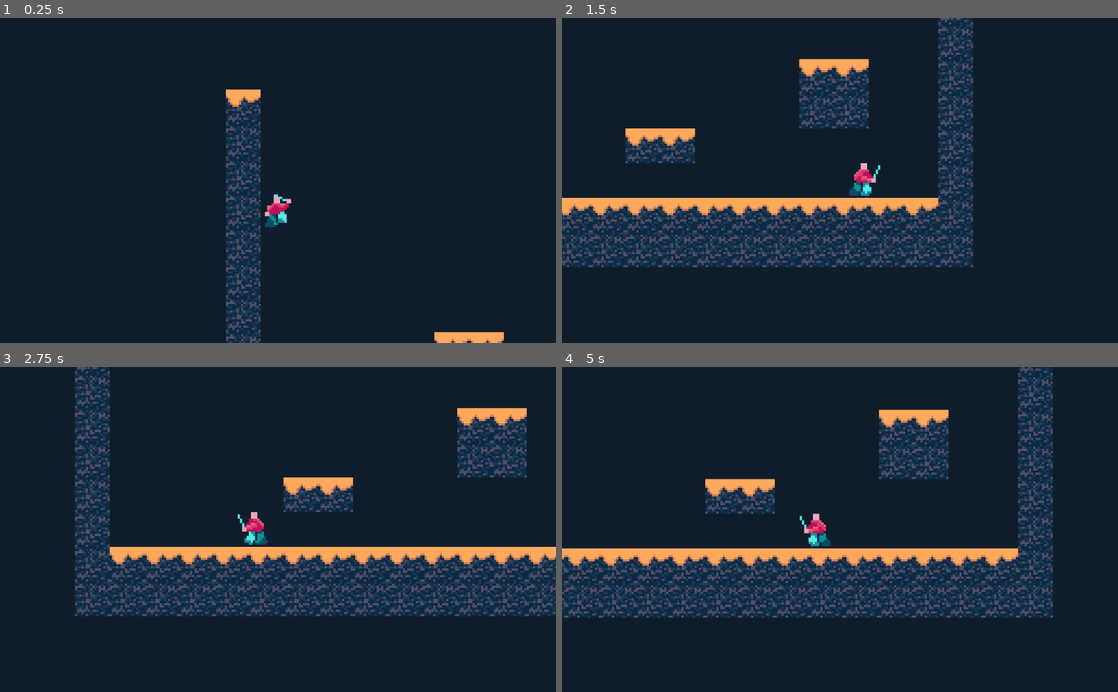
Above: before the commit, frames 1-4 (two rows, left to right).
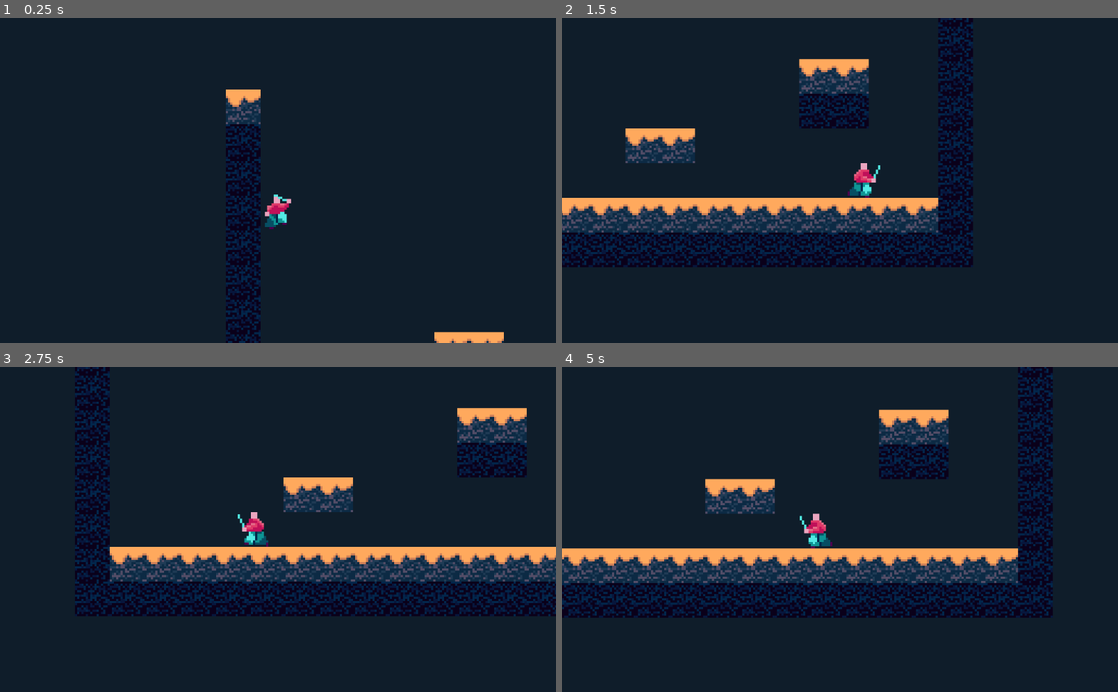
Above: after the commit, the same moments.

Repository: FalafelBeingOrg/test1
Game: Godot game, scene res://World.tscn
Same seed, same stepped clock (60 frames per second), same inputs: the game is played once before the commit and once after it.
Inputs:
- Up to frame 1 (0.25 s): no input
- Up to frame 2 (1.5 s): hold D (move_right) from 0.53 s (still down); tap Shift (dash) at 0.6, 1.35 s; tap Space (jump) at 0.77 s
- Up to frame 3 (2.75 s): tap Space (jump) at 1.52 s; release D (move_right) at 2.03 s; hold A (move_left) from 2.03 s (still down); tap Shift (dash) at 2.1 s
- Up to frame 4 (5 s): release A (move_left) at 2.78 s; hold D (move_right) 2.78-4.28 s; tap Shift (dash) at 2.85, 3.6, 4.35 s; tap Space (jump) at 3.02, 3.77, 4.52 s; hold A (move_left) from 4.28 s (still down)

The runs differ from the first frame. In frame 1, 4.2% of the frame differs, in the area x 40-47%, y 32-100%; in frame 2, 13%; in frame 3, 15%; in frame 4, 15%, in the area x 0-89%, y 0-78%.

Commit message:
Added dirt

Diff:
--- a/Test1Code/Tiles.tscn
+++ b/Test1Code/Tiles.tscn
@@ -1,7 +1,7 @@
 [gd_scene load_steps=4 format=2]
 
 [ext_resource path="res://grass-1.png" type="Texture" id=1]
-[ext_resource path="res://DIrt-1.png" type="Texture" id=2]
+[ext_resource path="res://CYBERPUNK-Dirt-1.png" type="Texture" id=2]
 
 [sub_resource type="RectangleShape2D" id=1]
 extents = Vector2( 8, 8 )
--- a/Test1Code/tiles.tres
+++ b/Test1Code/tiles.tres
@@ -1,7 +1,7 @@
 [gd_resource type="TileSet" load_steps=4 format=2]
 
 [ext_resource path="res://grass-1.png" type="Texture" id=1]
-[ext_resource path="res://DIrt-1.png" type="Texture" id=2]
+[ext_resource path="res://CYBERPUNK-Dirt-1.png" type="Texture" id=2]
 
 [sub_resource type="RectangleShape2D" id=1]
 extents = Vector2( 8, 8 )
Binary file added: Test1Code/CYBERPUNK-Dirt-1.aseprite
Binary file added: Test1Code/CYBERPUNK-Dirt-1.png
Not shown, added: Test1Code/CYBERPUNK-Dirt-1.png.import
